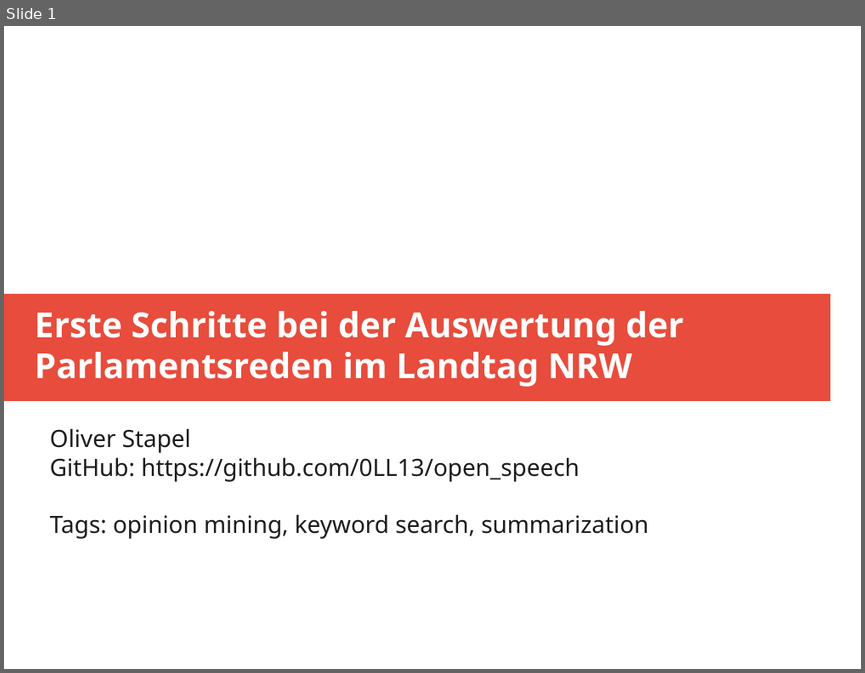
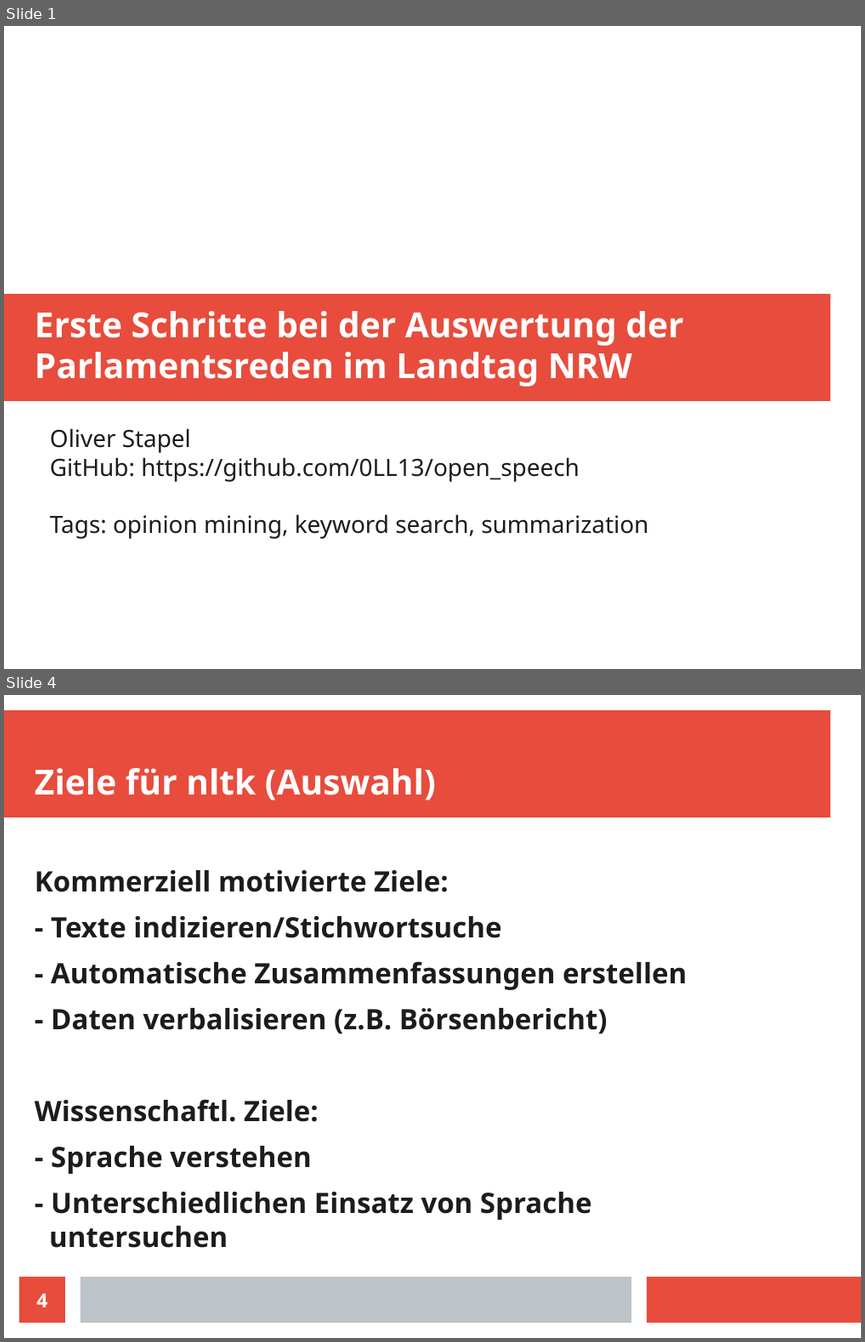
Before and after one commit to 0LL13/open_speech, a slide deck: speech_analysis.odp. Shown one above the other, each under a label of ours: slide 1 before the commit, slides 1 and 4 after it; the slides between them are not shown. The pictures are 865x673 and 865x1342 pixels, drawn with LibreOffice and Linux fonts; fonts in the diff are those of the drawing. Boxes give left, top, right and bottom in pixels: in the first picture for what was removed or moved away, otherwise in the second. Text is boxed around its words. In the diff, an @@ line names an element or a change of style, - is before the commit and + after.

```diff
--- a/speech_analysis.odp
+++ b/speech_analysis.odp
@@ slide 4 added at <box>4,695,861,1338</box>, background #FFFFFF @@
@@ rectangle added at <box>4,710,830,818</box>, fill #E74C3C @@
@@ title added at <box>35,768,436,800</box>, 32 pt, text #FFFFFF, bold @@
+Ziele für nltk (Auswahl)
@@ text added at <box>35,870,687,1247</box>, 26 pt, text #1C1C1C, bold @@
+Kommerziell motivierte Ziele:
+- Texte indizieren/Stichwortsuche
+- Automatische Zusammenfassungen erstellen
+- Daten verbalisieren (z.B. Börsenbericht)
+Wissenschaftl. Ziele:
+- Sprache verstehen
+- Unterschiedlichen Einsatz von Sprache
+untersuchen
@@ page number added at <box>19,1276,65,1322</box>, fill #E74C3C, 18 pt, text #FFFFFF, bold @@
+4
@@ rectangle added at <box>80,1276,631,1322</box>, fill #BDC3C7 @@
@@ rectangle added at <box>647,1276,861,1322</box>, fill #E74C3C @@
```
Also in this commit, not shown: 2 slides changed, 7 other slides added, 5 other files.
